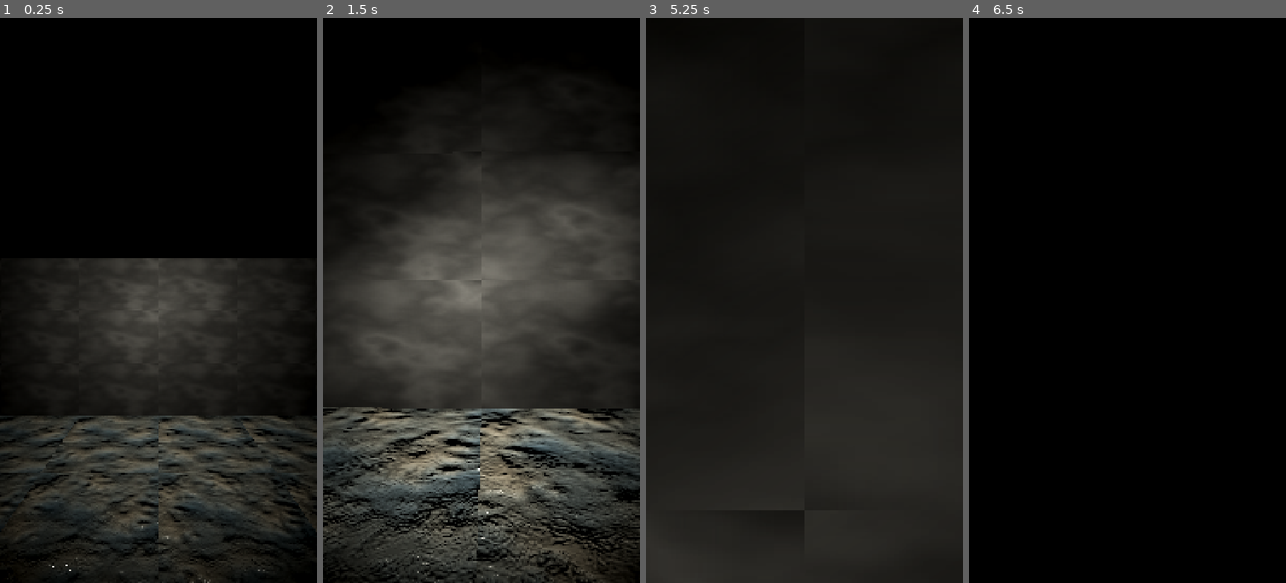
Above: before the commit, frames 1-4 (left to right).
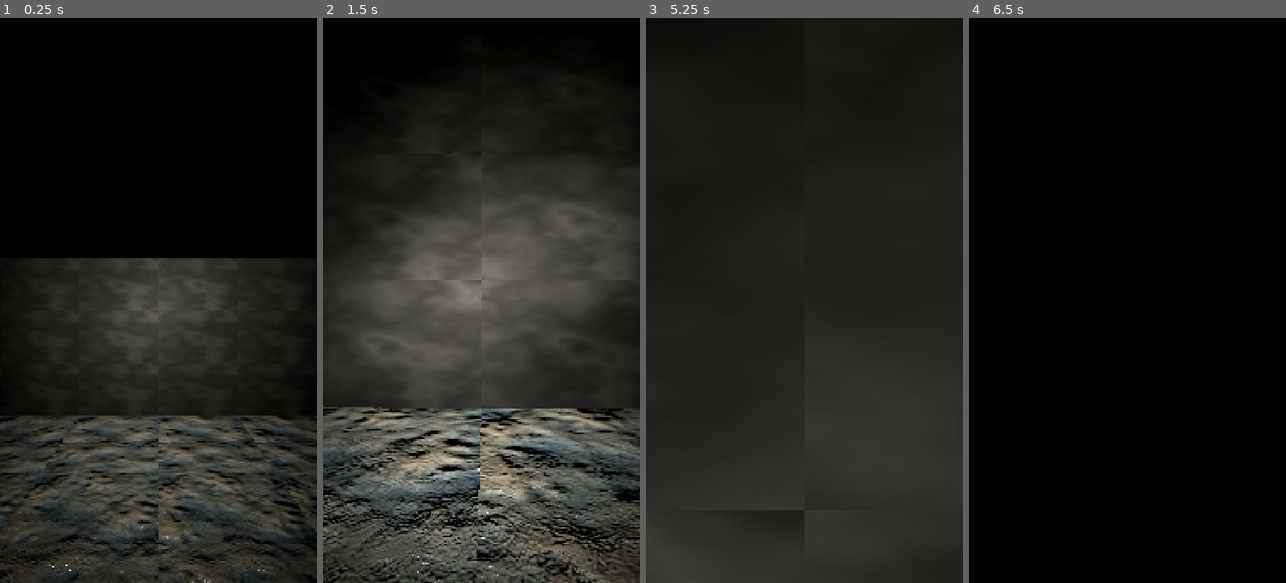
Above: after the commit, the same moments.

Repository: VoidCast00/TeamSchoolProject
Game: Godot game, scene res://Entities/World/Game.tscn
Same seed, same stepped clock (60 frames per second), same inputs: the game is played once before the commit and once after it.
Inputs (mouse positions are in pixels of both pictures, inside the frame that each line leads up to):
- Up to frame 1 (0.25 s): no input
- Up to frame 2 (1.5 s): move the mouse to (497, 300) at 0.52 s; hold W (up) from 0.53 s (still down); tap E (light) at 0.6, 1.35 s; tap Enter at 1.25 s; move the mouse to (465, 300) at 1.27 s
- Up to frame 3 (5.25 s): keep holding W (up); move the mouse to (810, 289) at 2.02 s; hold Shift (run) 2.03-2.78 s; tap E (light) at 2.3, 3.05, 3.6, 4.35 s; tap Space (space) at 2.75, 2.85, 4.25 s; move the mouse to (801, 311) at 2.77 s; tap Enter at 3.5, 5 s; move the mouse to (829, 306) at 3.52 s; move the mouse to (779, 294) at 4.27 s; move the mouse to (807, 300) at 5.02 s; hold Shift (run) from 5.03 s (still down)
- Up to frame 4 (6.5 s): tap E (light) at 5.3, 6.05 s; tap Space (space) at 5.75, 5.85 s; move the mouse to (1114, 289) at 5.77 s; release W (up) at 5.78 s; release Shift (run) at 5.78 s; hold D (right) from 5.78 s (still down)

The runs differ from the first frame. In frame 1, 1.6% of the frame differs, in the area x 0-100%, y 86-100%; in frame 2, 6.2%, in the area x 0-100%, y 83-100%; in frame 3, less than 0.1%; in frame 4, nothing differs.

Commit message:
some things

Diff:
--- a/Entities/Player/camera.gd
+++ b/Entities/Player/camera.gd
@@ -4,7 +4,4 @@
 
 func _process(delta: float) -> void:
 	if Input.is_action_just_pressed("light"):
-		if spot_light_3d.visible == true:
-			spot_light_3d.visible = false
-		else:
-			spot_light_3d.visible = true
+		spot_light_3d.visible = not spot_light_3d.visible
--- a/Entities/Player/player.tscn
+++ b/Entities/Player/player.tscn
@@ -34,7 +34,7 @@
 distance_fade_begin = 10.0
 spot_range = 20.0
 spot_attenuation = 0.5
-spot_angle = 55.0
+spot_angle = 60.0
 spot_angle_attenuation = 4.0
 script = ExtResource("2_3uyv8")
 spot_light_3d = NodePath(".")
